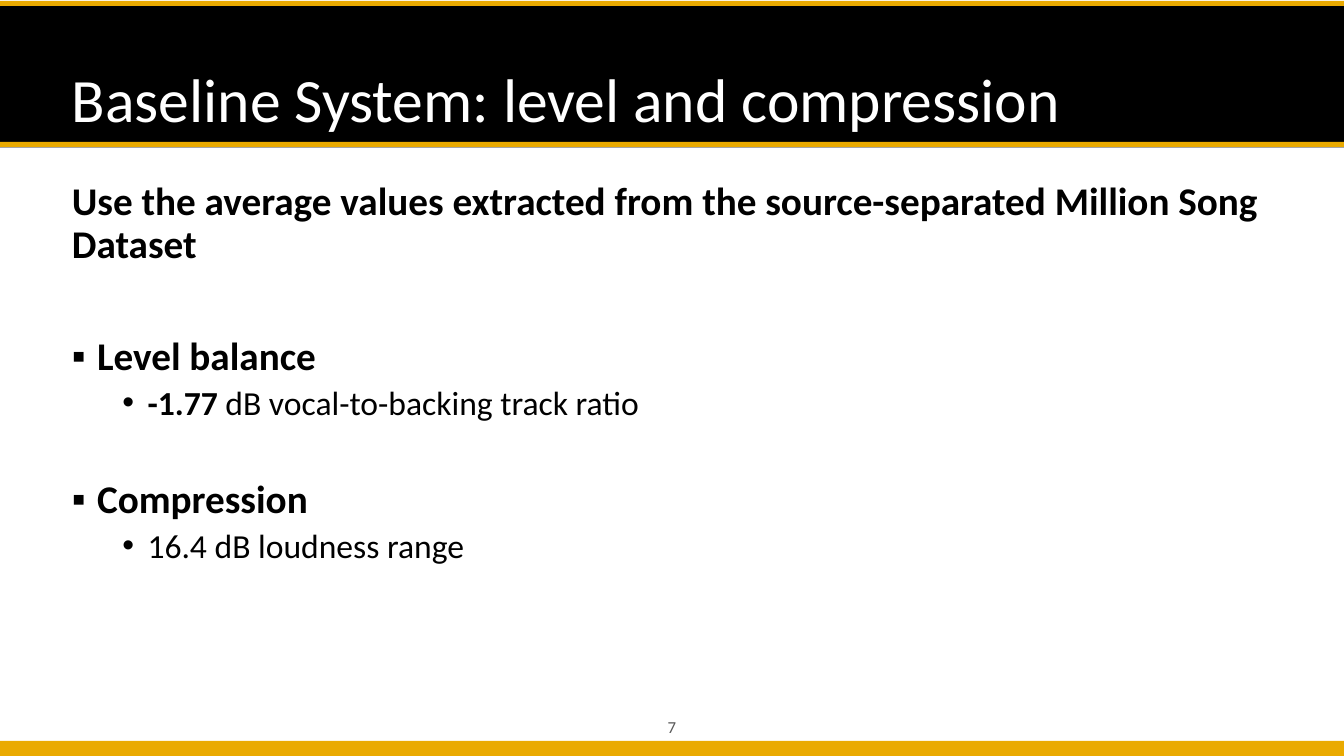
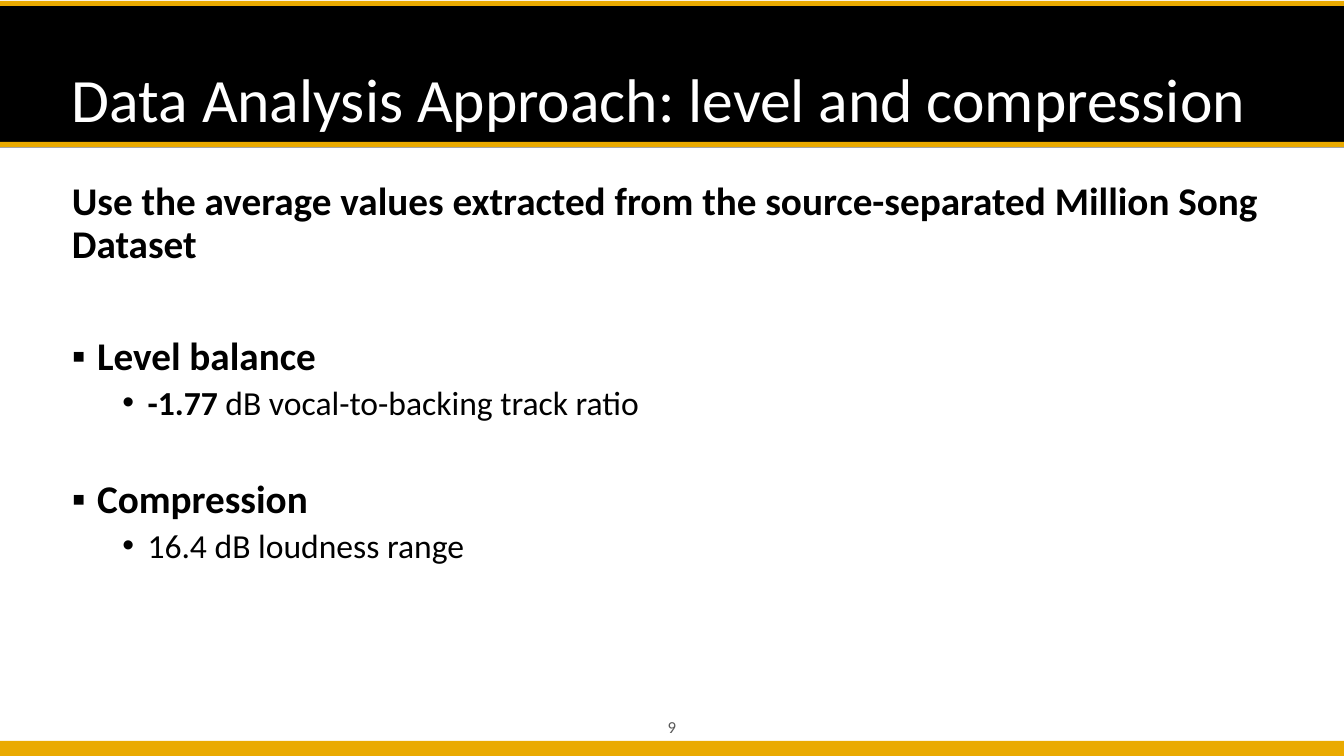
Before and after one commit to likelian/Lab_spring2022, a slide deck: slide 9 of doc/PPT_final/ Automatic Mixing.pptx (slide 7 before the commit). Drawn at 1344x756 pixels with LibreOffice and Linux fonts; fonts in the diff are those of the drawing; background and template pictures are left out. Boxes give left, top, right and bottom in pixels: in the first picture for what was removed or moved away, otherwise in the second. Text is boxed around its words. In the diff, an @@ line names an element or a change of style, - is before the commit and + after.

```diff
--- a/doc/PPT_final/ Automatic Mixing.pptx
+++ b/doc/PPT_final/ Automatic Mixing.pptx
@@ title at (72, 79, 1245, 132): text changed @@
-Baseline System: level and compression
+Data Analysis Approach: level and compression
@@ page number at (668, 722, 676, 733): text changed @@
-7
+9
```
Also in this commit, not shown: 6 other slides changed, 2 slides added, 1 slide removed, 8 other files.
